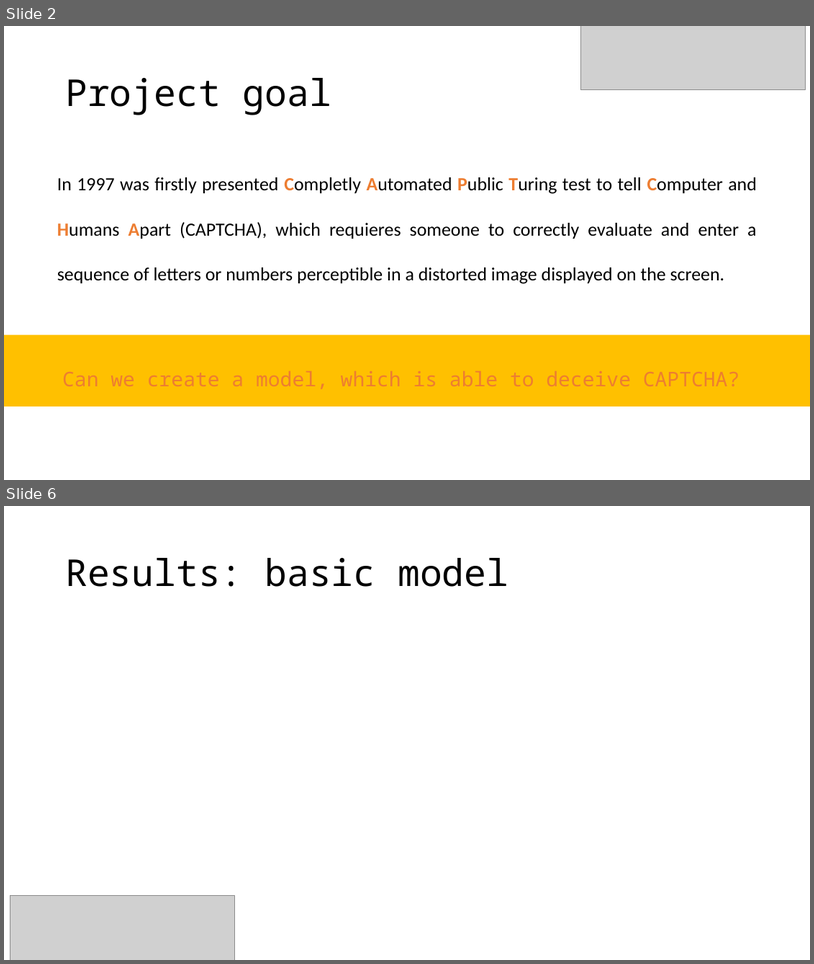
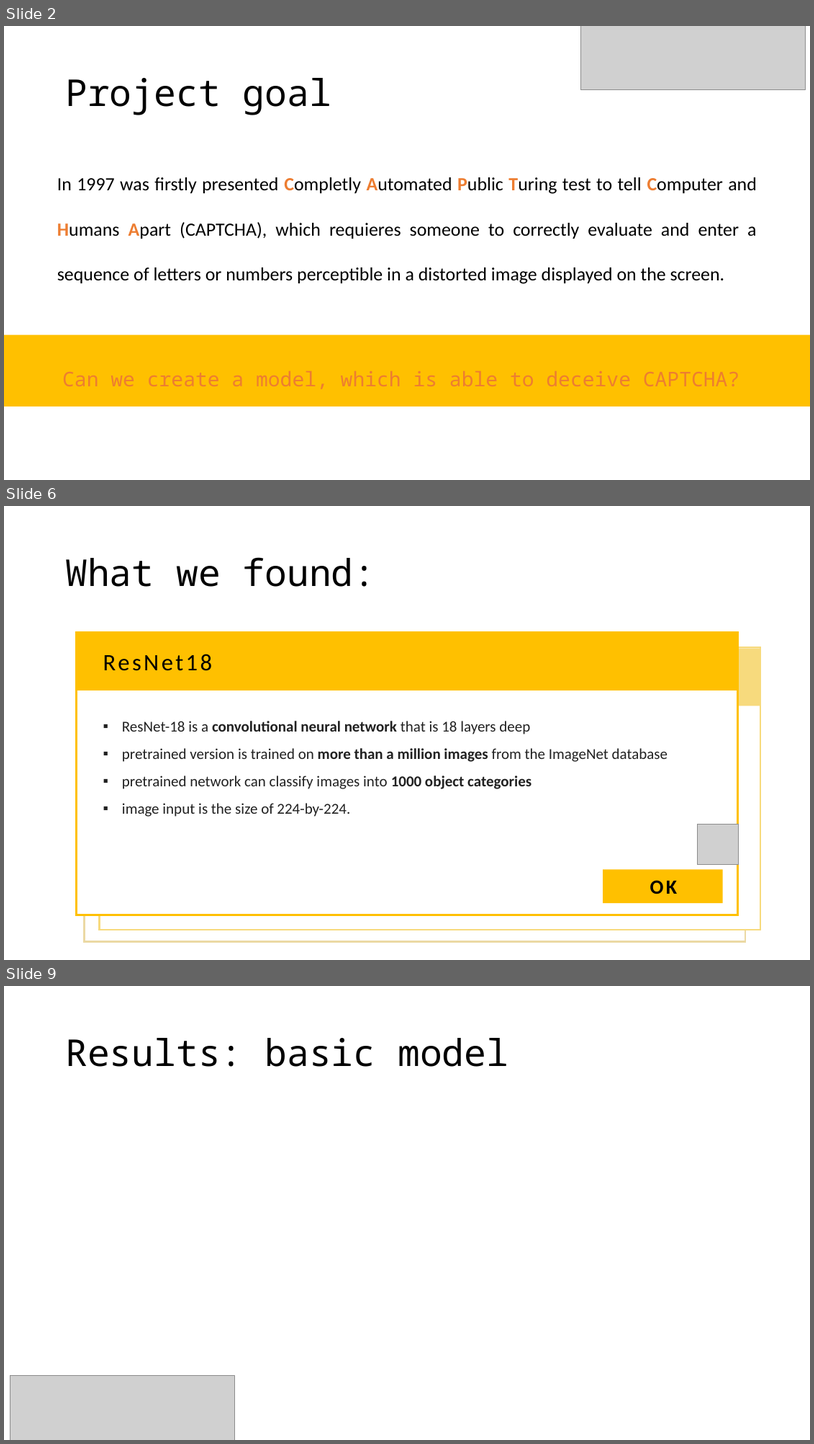
Before and after one commit to Strojove-uceni/final-projects-i_am_not_a_robot, a slide deck: presentation/Final_presentation_draft.pptx. Shown one above the other, each under a label of ours: slides 2 and 6 before the commit, slides 2, 6 and 9 after it; the slides between them are not shown. The pictures are 814x964 and 814x1444 pixels, drawn with LibreOffice and Linux fonts; fonts in the diff are those of the drawing; grey boxes stand for pictures. Boxes give left, top, right and bottom in pixels: in the first picture for what was removed or moved away, otherwise in the second. Text is boxed around its words. In the diff, an @@ line names an element or a change of style, - is before the commit and + after.

```diff
--- a/presentation/Final_presentation_draft.pptx
+++ b/presentation/Final_presentation_draft.pptx
@@ slide 6 added at (4, 506, 810, 960), background #FFFFFF @@
@@ title added at (65, 557, 376, 587), 44 pt, text #000000 @@
+What we found:
@@ rectangle added at (77, 633, 738, 915), fill #FFFFFF, outline #FFC000 2.25 pt @@
@@ rectangle added at (77, 633, 738, 690), fill #FFC000 @@
@@ text added at (97, 644, 575, 678), 28 pt, text #000000 @@
+ResNet18
@@ rectangle added at (100, 647, 761, 929), fill #FFFFFF, outline #F7DA7D 2.25 pt @@
@@ rectangle added at (100, 648, 761, 705), fill #F7DA7D @@
@@ rectangle added at (85, 659, 746, 941), fill #FFFFFF, outline #EBD9A4 2.25 pt @@
@@ rectangle added at (85, 659, 746, 717), fill #EBD9A4 @@
@@ text added at (122, 721, 668, 816), 18 pt, text #212121 @@
+▪ ResNet-18 is a convolutional neural network that is 18 layers deep
+▪ pretrained version is trained on more than a million images from the ImageNet database
+▪ pretrained network can classify images into 1000 object categories
+▪ image input is the size of 224-by-224.
@@ picture added at (698, 824, 738, 865) @@
@@ rectangle added at (604, 869, 723, 903), fill #FFC000 @@
@@ text added at (651, 880, 678, 893), 24 pt, text #000000, bold @@
+OK
@@ what was slide 6 is now slide 9 @@
```
Also in this commit, not shown: 2 slides changed, 4 other slides added, 2 slides removed.
